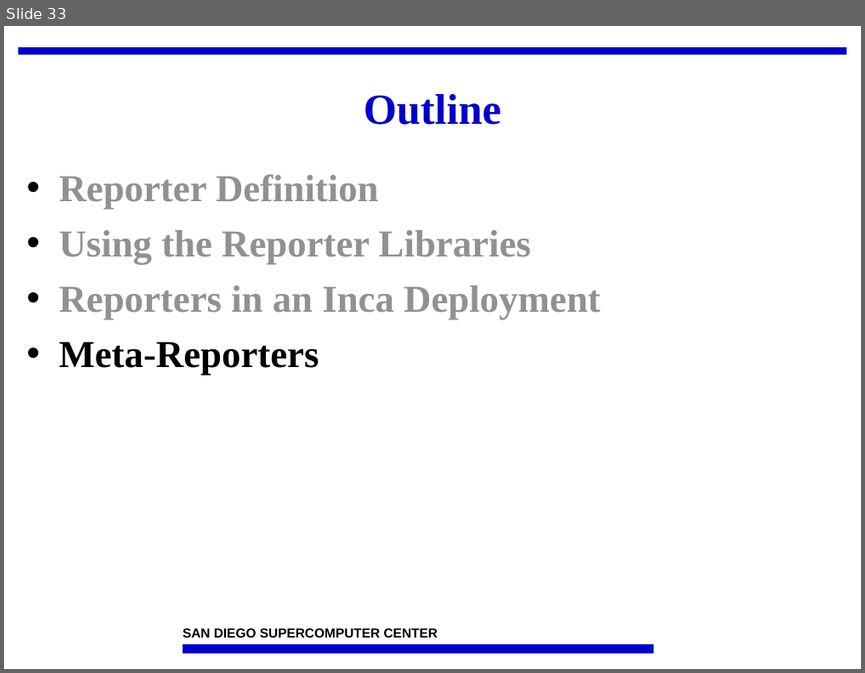
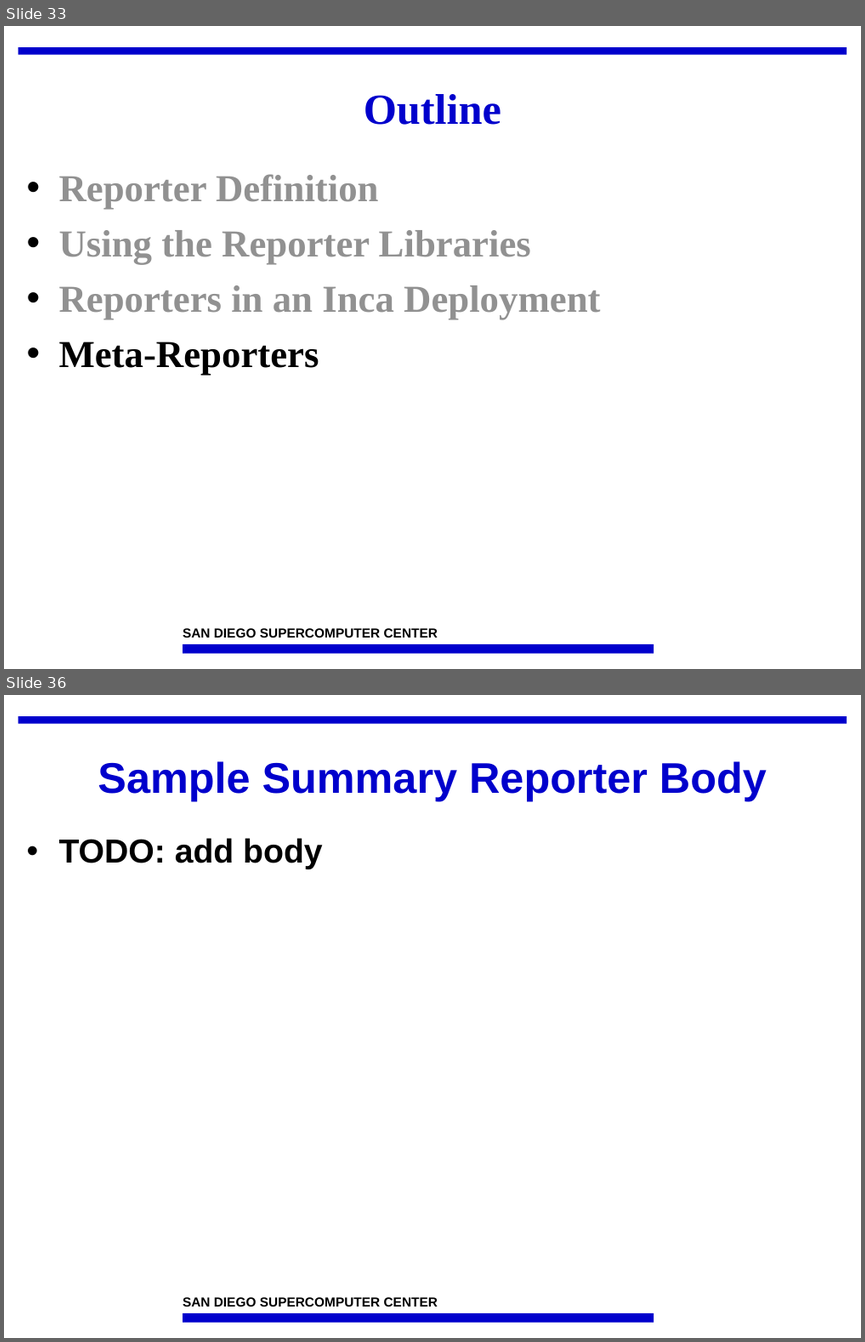
Before and after one commit to IncaProject/inca-xsede, a slide deck: talks/2008workshop/incaReporters.ppt. Shown one above the other, each under a label of ours: slide 33 before the commit, slides 33 and 36 after it; the slides between them are not shown. The pictures are 865x673 and 865x1342 pixels, drawn with LibreOffice and Linux fonts; fonts in the diff are those of the drawing; background and template pictures are left out. Boxes give left, top, right and bottom in pixels: in the first picture for what was removed or moved away, otherwise in the second. Text is boxed around its words. In the diff, an @@ line names an element or a change of style, - is before the commit and + after.

```diff
--- a/talks/2008workshop/incaReporters.ppt
+++ b/talks/2008workshop/incaReporters.ppt
@@ slide 36 added at (4,695,861,1338), background #FFFFFF; not listed: 3 template elements that a slide beside it also shows @@
@@ title added at (98,761,766,801), 36 pt, text #0000CC, bold @@
+Sample Summary Reporter Body
@@ text added at (59,838,323,869), 28 pt, text #000000, bold @@
+• TODO: add body
```
Also in this commit, not shown: 6 slides changed.
